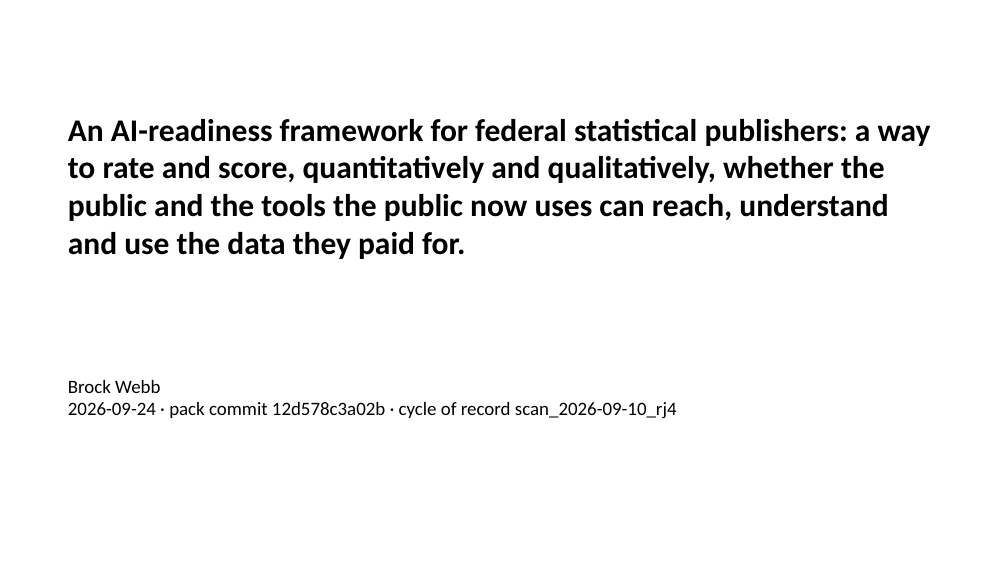
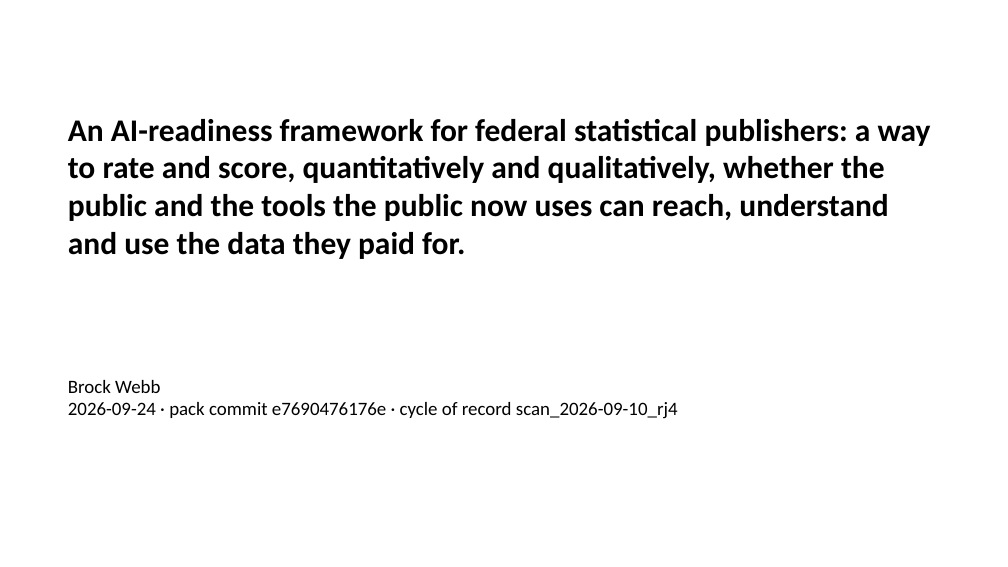
Before and after one commit to brockwebb/ai-readiness-kg, a slide deck: slide 1 of docs/deck/brief_deck.pptx. Drawn at 1008x567 pixels with LibreOffice and Linux fonts; fonts in the diff are those of the drawing. Boxes give left, top, right and bottom in pixels: in the first picture for what was removed or moved away, otherwise in the second. Text is boxed around its words. In the diff, an @@ line names an element or a change of style, - is before the commit and + after.

```diff
--- a/docs/deck/brief_deck.pptx
+++ b/docs/deck/brief_deck.pptx
@@ text at [68,402,678,419]: text changed @@
-2026-09-24 · pack commit 12d578c3a02b · cycle of record scan_2026-09-10_rj4
+2026-09-24 · pack commit e7690476176e · cycle of record scan_2026-09-10_rj4
```
Also in this commit, not shown: 3 other slides changed, 4 other files.
